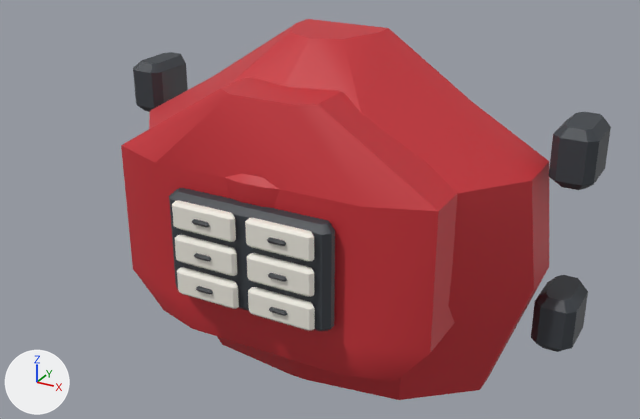
The FBX model Assets/Resources/ClamshellMeshes/ShoulderFront_Set07_Salvo.fbx: old version first, new version second.
One viewpoint serves both versions: a 50 mm camera at (0.393, -0.769, 0.356) aimed at (0.024, -0.098, 0.021). The lights are fixed; the arrows at lower left show +X, +Y and +Z. The first picture is the older version. Where no turn or scale is listed for an object, it has been applied to the vertices.

Names of what the first picture shows: 'ShoulderFront_Set07_Salvo'.
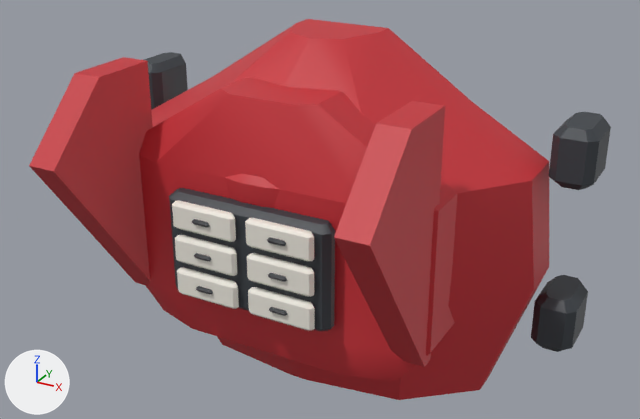
Changed parts and their boxes (x1, y1, x2, y2) in the pictures (640 x 419 px):
'ShoulderFront_Set07_Salvo', reshaped (19% wider)
    before: (121, 19, 611, 400)
    after: (29, 19, 611, 400)
part 1 of me_shoulderfront_set07_salvo_001, added (red)
    after: (29, 57, 153, 286)
part 2 of me_shoulderfront_set07_salvo_001, added (red)
    after: (334, 101, 445, 367)

The change in detail:
me_shoulderfront_set07_salvo_001 is used by ob_shoulderfront_set07_salvo; location (0.0, 0.0, 0.0).
me_shoulderfront_set07_salvo_001 had 3708 vertices, 3596 faces and spanned x -0.255..0.255, y -0.203..0.03, z -0.175..0.175.
me_shoulderfront_set07_salvo_001 now has 3860 vertices, 3744 faces and spans x -0.255..0.255, y -0.274..0.03, z -0.175..0.175.
me_shoulderfront_set07_salvo_001 part 1: a new loose piece of 76 vertices spanning x -0.159..-0.131, y -0.274..-0.144, z -0.077..0.154, in mat_shell (red #c83038).
me_shoulderfront_set07_salvo_001 part 2: a new loose piece of 76 vertices spanning x 0.131..0.159, y -0.274..-0.144, z -0.077..0.154, in mat_shell (red #c83038).
